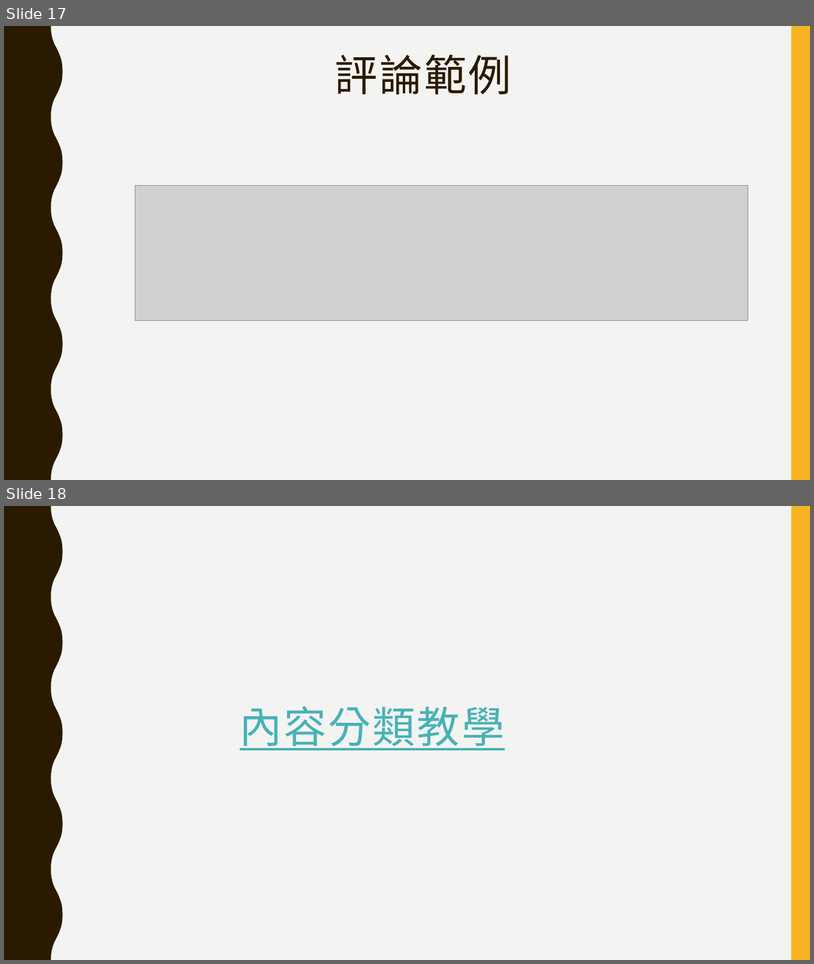
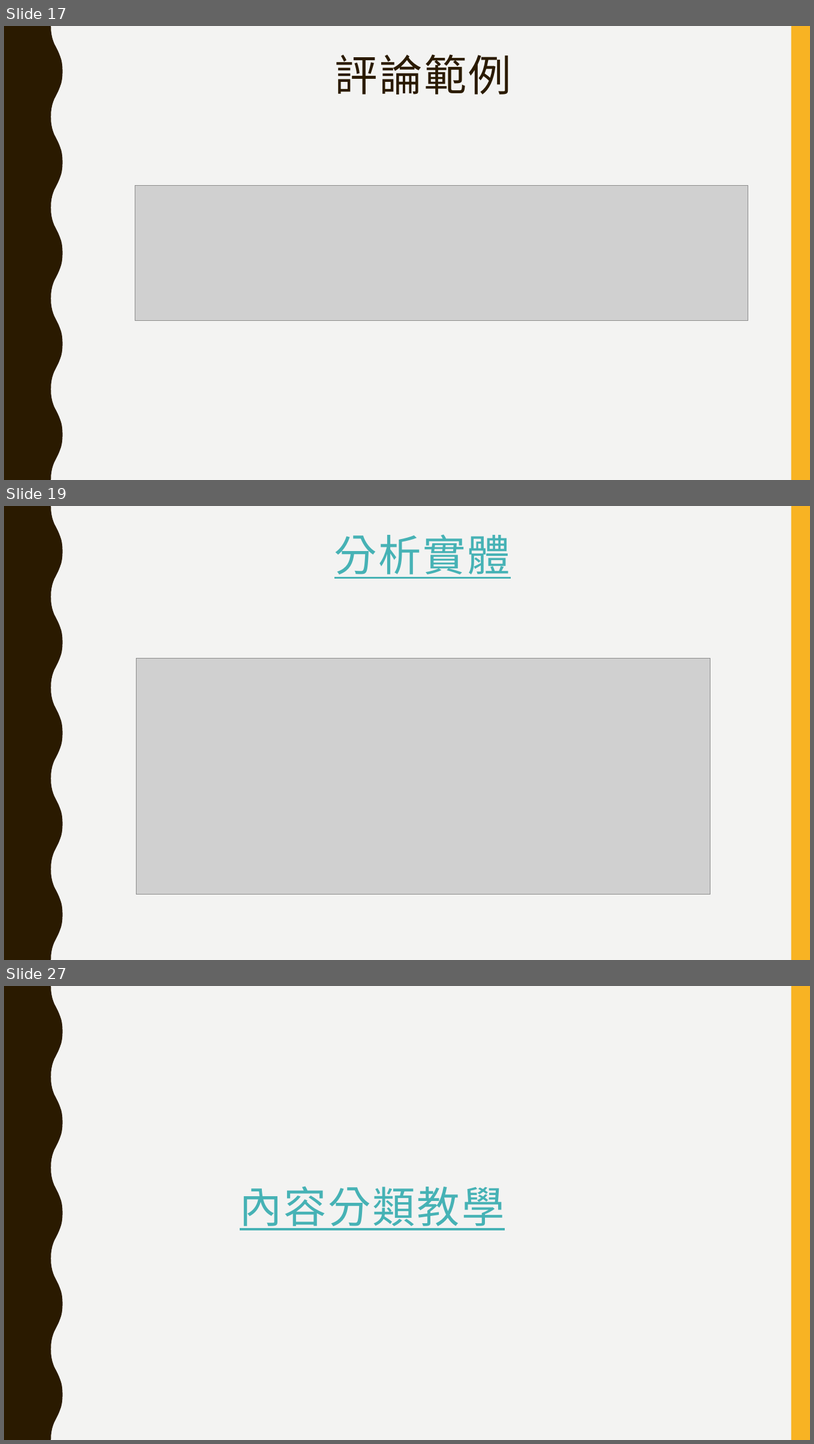
Before and after one commit to jumbokh/gcp_class, a slide deck: NLP/Natural Language API.pptx. Shown one above the other, each under a label of ours: slides 17 and 18 before the commit, slides 17, 19 and 27 after it; the slides between them are not shown. The pictures are 814x964 and 814x1444 pixels, drawn with LibreOffice and Linux fonts; fonts in the diff are those of the drawing; grey boxes stand for pictures. Boxes give left, top, right and bottom in pixels: in the first picture for what was removed or moved away, otherwise in the second. Text is boxed around its words. In the diff, an @@ line names an element or a change of style, - is before the commit and + after.

```diff
--- a/NLP/Natural Language API.pptx
+++ b/NLP/Natural Language API.pptx
@@ slide 19 added at [4, 506, 810, 960], background #F3F3F2; not listed: 2 template elements that a slide beside it also shows @@
@@ title added at [335, 534, 511, 579], 51 pt, text #46B2B5, underline @@
+分析實體
@@ picture added at [136, 658, 711, 894] @@
@@ what was slide 18 is now slide 27 @@
```
Also in this commit, not shown: 8 other slides added, 8 other files.
